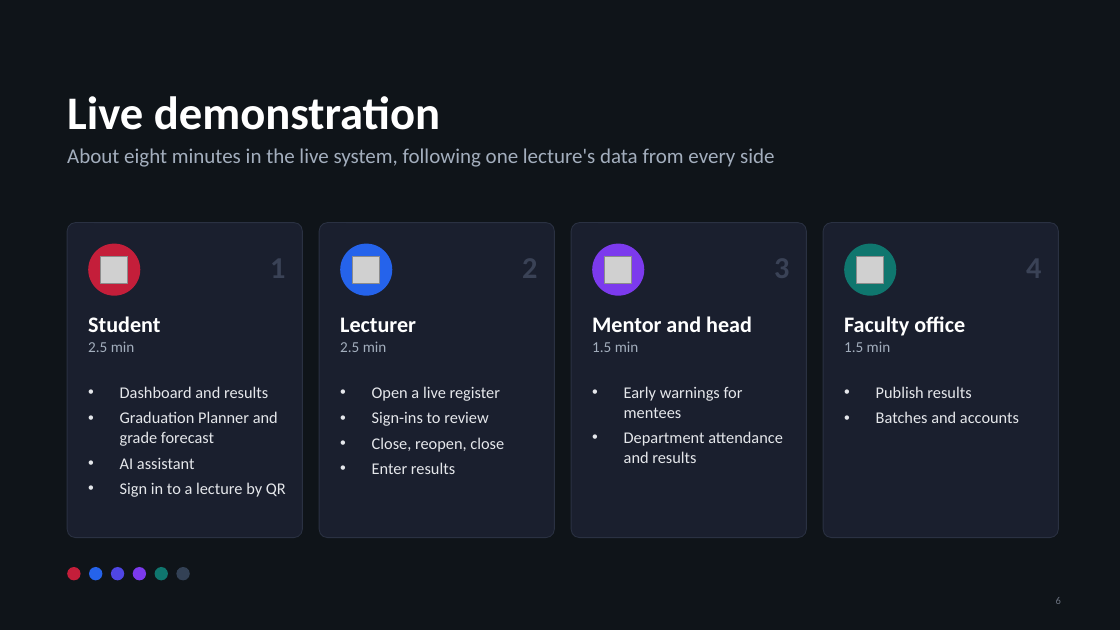
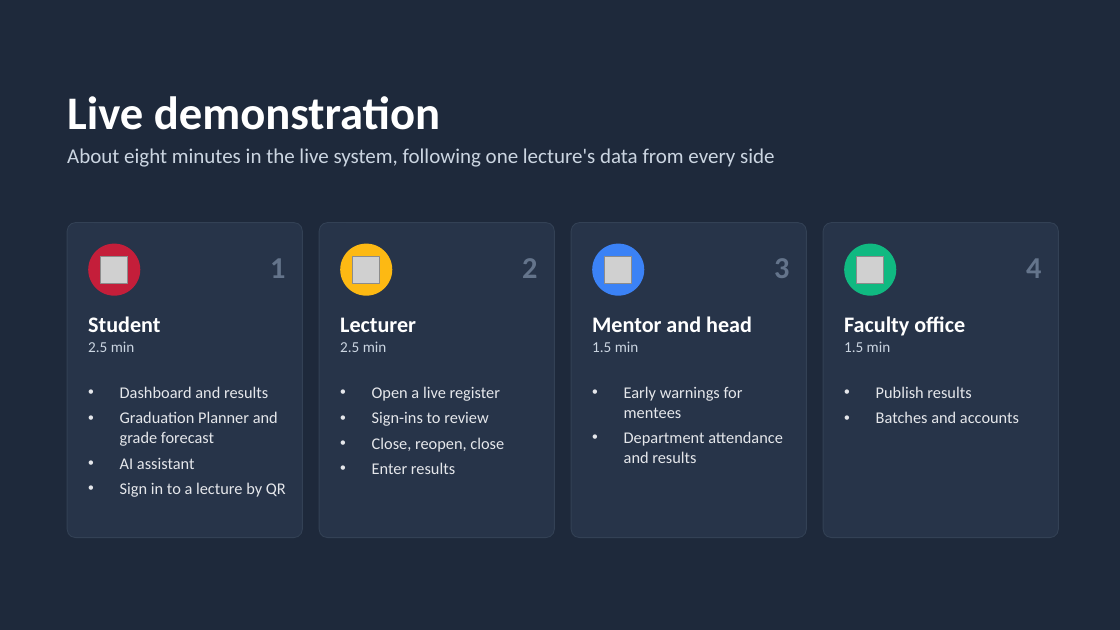
Before and after one commit to Senadheera-eng/Performance-Evaluation-System, a slide deck: slide 5 of presentations/PES_Mid_Progress_Evaluation.pptx (slide 6 before the commit). Drawn at 1120x630 pixels with LibreOffice and Linux fonts; fonts in the diff are those of the drawing; grey boxes stand for pictures. Boxes give left, top, right and bottom in pixels: in the first picture for what was removed or moved away, otherwise in the second. Text is boxed around its words. In the diff, an @@ line names an element or a change of style, - is before the commit and + after.

Commit message:
Restyle the presentation in PES colours, with a timeline slide
Follows the presenter's cut. Adds a clearer architecture diagram and
splits remaining work from future work; the speech matches the slides.

```diff
--- a/presentations/PES_Mid_Progress_Evaluation.pptx
+++ b/presentations/PES_Mid_Progress_Evaluation.pptx
@@ background #0F1419 to #1E293B @@
@@ text "About eight minutes in the ..." at box(67, 148, 774, 167): text colour #A3AEBD to #CBD5E1 @@
@@ fill #1A1F2E to #273449; outline #2A3142 0.75 pt to #334155 0.75 pt in 4 elements at box(67, 223, 302, 538), box(319, 223, 555, 538), box(571, 223, 807, 538), box(823, 223, 1059, 538) @@
@@ text added at box(270, 258, 285, 278), 26 pt, text #64748B, bold @@
+1
@@ ellipse at box(340, 244, 392, 296): fill #2563EB to #FDB913 @@
@@ text added at box(522, 258, 537, 278), 26 pt, text #64748B, bold @@
+2
@@ ellipse at box(592, 244, 644, 296): fill #7C3AED to #3B82F6 @@
@@ text added at box(774, 258, 789, 278), 26 pt, text #64748B, bold @@
+3
@@ ellipse at box(844, 244, 897, 296): fill #0F766E to #10B981 @@
@@ text added at box(1026, 258, 1041, 278), 26 pt, text #64748B, bold @@
+4
@@ text at box(88, 341, 135, 352): text colour #A3AEBD to #CBD5E1 in "2.5 min" @@
@@ text at box(340, 341, 387, 352): text colour #A3AEBD to #CBD5E1 in "2.5 min" @@
@@ text at box(592, 341, 639, 352): text colour #A3AEBD to #CBD5E1 in "1.5 min" @@
@@ text at box(844, 341, 891, 352): text colour #A3AEBD to #CBD5E1 in "1.5 min" @@
@@ ellipse removed at box(67, 567, 81, 581) @@
@@ ellipse removed at box(89, 567, 103, 581) @@
@@ ellipse removed at box(111, 567, 124, 581) @@
@@ ellipse removed at box(133, 567, 146, 581) @@
@@ ellipse removed at box(155, 567, 168, 581) @@
@@ ellipse removed at box(176, 567, 190, 581) @@
@@ page number removed at box(1056, 597, 1061, 604) @@
-6
```
Also in this commit, not shown: 10 other slides changed, 2 slides added, 4 slides removed, 1 other file.
